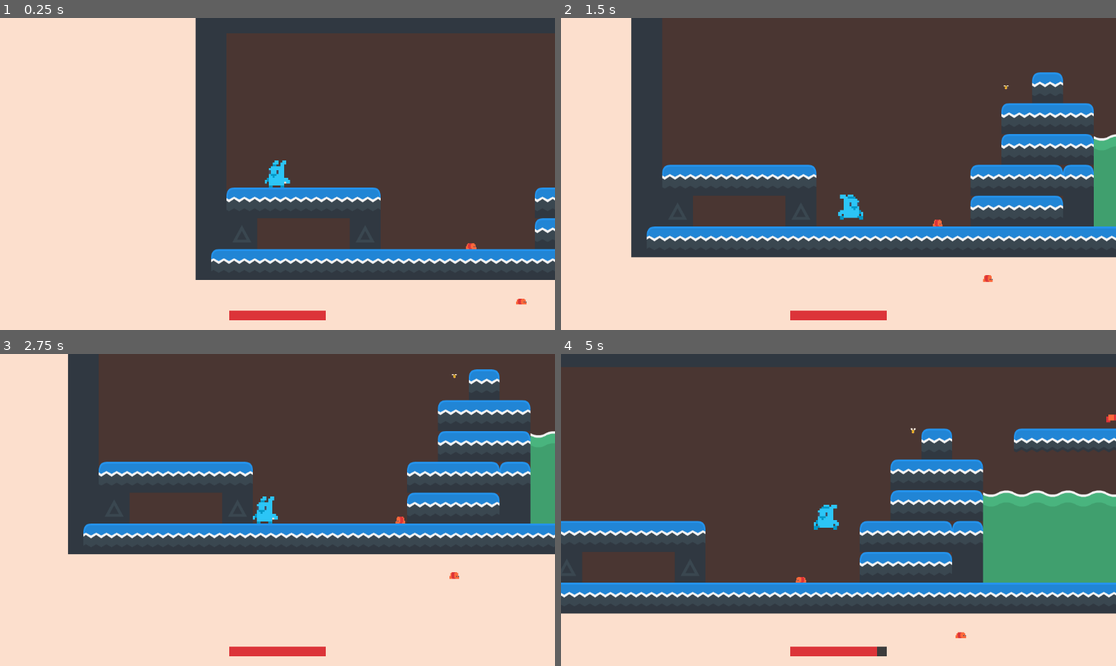
Above: before the commit, frames 1-4 (two rows, left to right).
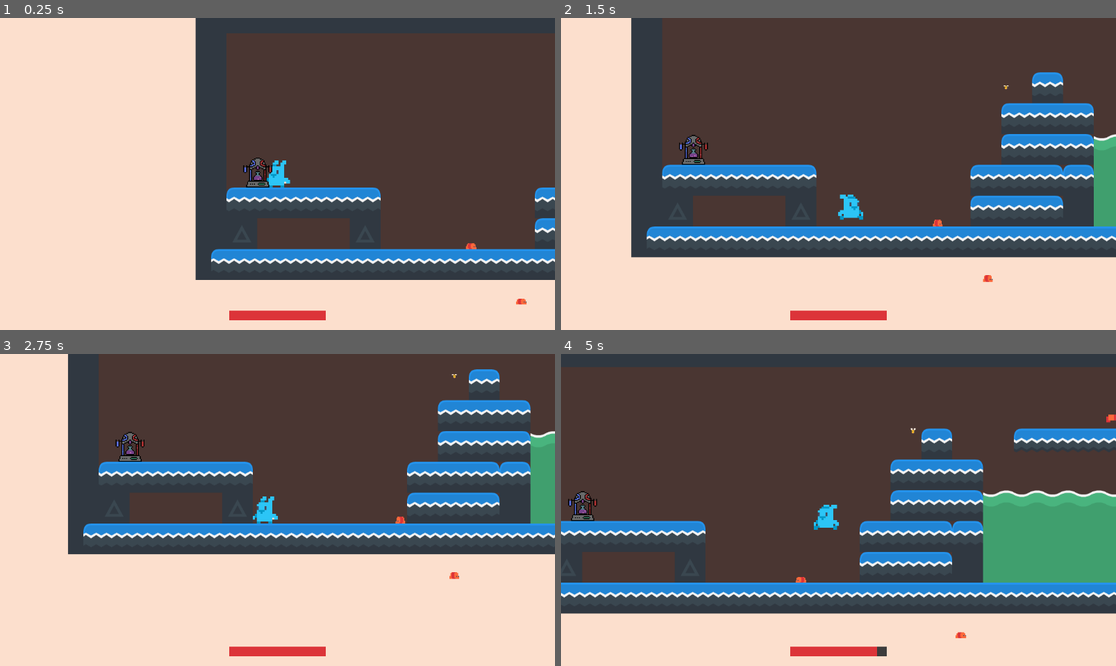
Above: after the commit, the same moments.

Repository: conor-wilson/dr-shrink
Game: Godot game, scene res://scenes/main.tscn
Same seed, same stepped clock (60 frames per second), same inputs: the game is played once before the commit and once after it. Sound files missing from this copy of the repository are replaced by a short silence.
Inputs:
- Up to frame 1 (0.25 s): no input
- Up to frame 2 (1.5 s): hold W (Jump) 0.53-1.28 s; hold Right (Right) from 0.53 s (still down); tap Space (Shoot) at 1.35 s
- Up to frame 3 (2.75 s): tap W (Jump) at 1.52, 1.55, 1.82 s; release Right (Right) at 2.03 s; hold Left (Left) from 2.03 s (still down); hold W (Jump) from 2.03 s (still down)
- Up to frame 4 (5 s): release Left (Left) at 2.78 s; release W (Jump) at 2.78 s; hold Right (Right) 2.78-4.28 s; tap Space (Shoot) at 2.85, 4.35 s; tap W (Jump) at 3.02, 3.05, 3.32, 4.52, 4.55, 4.82 s; hold W (Jump) 3.53-4.28 s; hold Left (Left) from 4.28 s (still down)

The runs differ from the first frame. In frame 1, 0.3% of the frame differs, in the area x 43-50%, y 44-55%; in frame 2, 0.3%; in frame 3, 0.3%; in frame 4, 0.3%, in the area x 1-7%, y 43-54%.

Commit message:
Added potion machine entity and art

Diff:
--- a/shrinker/shrinker/scenes/entities/player.gd
+++ b/shrinker/shrinker/scenes/entities/player.gd
@@ -24,7 +24,6 @@
 		var vel_due_to_gravity:Vector2 = get_gravity() * gravity_multiplier * delta
 		if velocity.y > 0 && Input.is_action_pressed("Jump"):
 			vel_due_to_gravity *= glide_effect
-			print("GLIDING!")
 
 		velocity += vel_due_to_gravity
 
--- /dev/null
+++ b/shrinker/shrinker/scenes/entities/potion_machine.tscn
@@ -0,0 +1,62 @@
+[gd_scene load_steps=6 format=3 uid="uid://bm5nb2a6vxhpe"]
+
+[ext_resource type="Texture2D" uid="uid://bnxs6v3lltari" path="res://graphics/custom/PotionMachinePurple-Sheet.png" id="1_fesuh"]
+
+[sub_resource type="CapsuleShape2D" id="CapsuleShape2D_5aj7t"]
+radius = 32.0
+height = 114.0
+
+[sub_resource type="Animation" id="Animation_yu5xh"]
+resource_name = "purple_bubbles"
+length = 0.8
+loop_mode = 1
+tracks/0/type = "value"
+tracks/0/imported = false
+tracks/0/enabled = true
+tracks/0/path = NodePath("Sprite2D:frame")
+tracks/0/interp = 1
+tracks/0/loop_wrap = true
+tracks/0/keys = {
+"times": PackedFloat32Array(0, 0.1, 0.2, 0.3, 0.4, 0.5, 0.6, 0.7),
+"transitions": PackedFloat32Array(1, 1, 1, 1, 1, 1, 1, 1),
+"update": 1,
+"values": [0, 1, 2, 3, 4, 5, 6, 7]
+}
+
+[sub_resource type="Animation" id="Animation_uun5d"]
+length = 0.001
+tracks/0/type = "value"
+tracks/0/imported = false
+tracks/0/enabled = true
+tracks/0/path = NodePath("Sprite2D:frame")
+tracks/0/interp = 1
+tracks/0/loop_wrap = true
+tracks/0/keys = {
+"times": PackedFloat32Array(0),
+"transitions": PackedFloat32Array(1),
+"update": 1,
+"values": [0]
+}
+
+[sub_resource type="AnimationLibrary" id="AnimationLibrary_41ypu"]
+_data = {
+"RESET": SubResource("Animation_uun5d"),
+"purple_bubbles": SubResource("Animation_yu5xh")
+}
+
+[node name="PotionMachine" type="Area2D"]
+
+[node name="Sprite2D" type="Sprite2D" parent="."]
+scale = Vector2(2, 2)
+texture = ExtResource("1_fesuh")
+hframes = 8
+
+[node name="CollisionShape2D" type="CollisionShape2D" parent="."]
+rotation = 1.5708
+shape = SubResource("CapsuleShape2D_5aj7t")
+
+[node name="AnimationPlayer" type="AnimationPlayer" parent="."]
+libraries = {
+"": SubResource("AnimationLibrary_41ypu")
+}
+autoplay = "purple_bubbles"
--- a/shrinker/shrinker/scenes/levels/level.tscn
+++ b/shrinker/shrinker/scenes/levels/level.tscn
@@ -7,6 +7,7 @@
 [ext_resource type="PackedScene" uid="uid://dcl1vx7un8iwa" path="res://scenes/entities/gun.tscn" id="5_oude2"]
 [ext_resource type="PackedScene" uid="uid://dx2ny8uhi6m5v" path="res://scenes/entities/worm.tscn" id="5_uebae"]
 [ext_resource type="Texture2D" uid="uid://5ndf1hk58gps" path="res://graphics/level/tilesets/decoration_tilemap.png" id="7_dx145"]
+[ext_resource type="PackedScene" uid="uid://bm5nb2a6vxhpe" path="res://scenes/entities/potion_machine.tscn" id="7_i7cbh"]
 
 [sub_resource type="TileSetAtlasSource" id="TileSetAtlasSource_olvs5"]
 texture = ExtResource("7_dx145")
@@ -62,11 +63,14 @@
 
 [node name="Bullets" type="Node2D" parent="."]
 
-[node name="Guns" type="Node2D" parent="."]
+[node name="Items" type="Node2D" parent="."]
 
-[node name="Gun" parent="Guns" instance=ExtResource("5_oude2")]
+[node name="Gun" parent="Items" instance=ExtResource("5_oude2")]
 position = Vector2(1236, 171)
 float_amplitude = 20.0
+
+[node name="PotionMachine" parent="Items" instance=ExtResource("7_i7cbh")]
+position = Vector2(129, 352)
 
 [node name="BeePathPoints" type="Node2D" parent="."]
 
Binary file added: shrinker/shrinker/graphics/custom/PotionMachine.aseprite
Binary file added: shrinker/shrinker/graphics/custom/PotionMachinePurple-Sheet.png
Not shown, added: shrinker/shrinker/graphics/custom/PotionMachinePurple-Sheet.png.import
Not shown: 1 places in shrinker/shrinker/scenes/levels/level.tscn that only renumber resources
